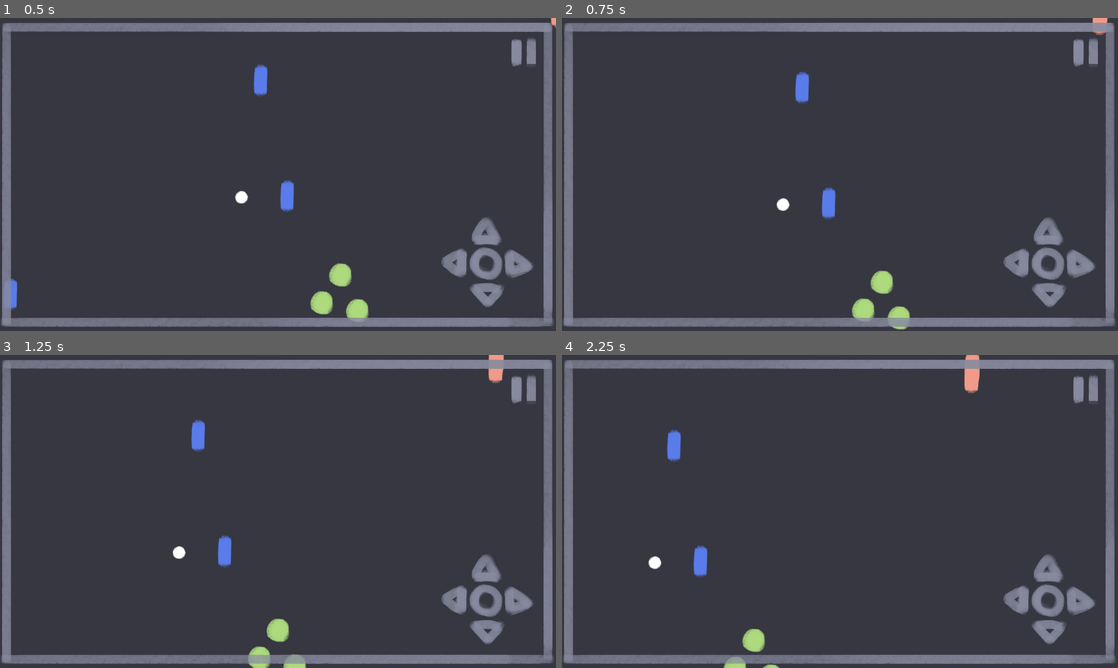
Above: before the commit, frames 1-4 (two rows, left to right).
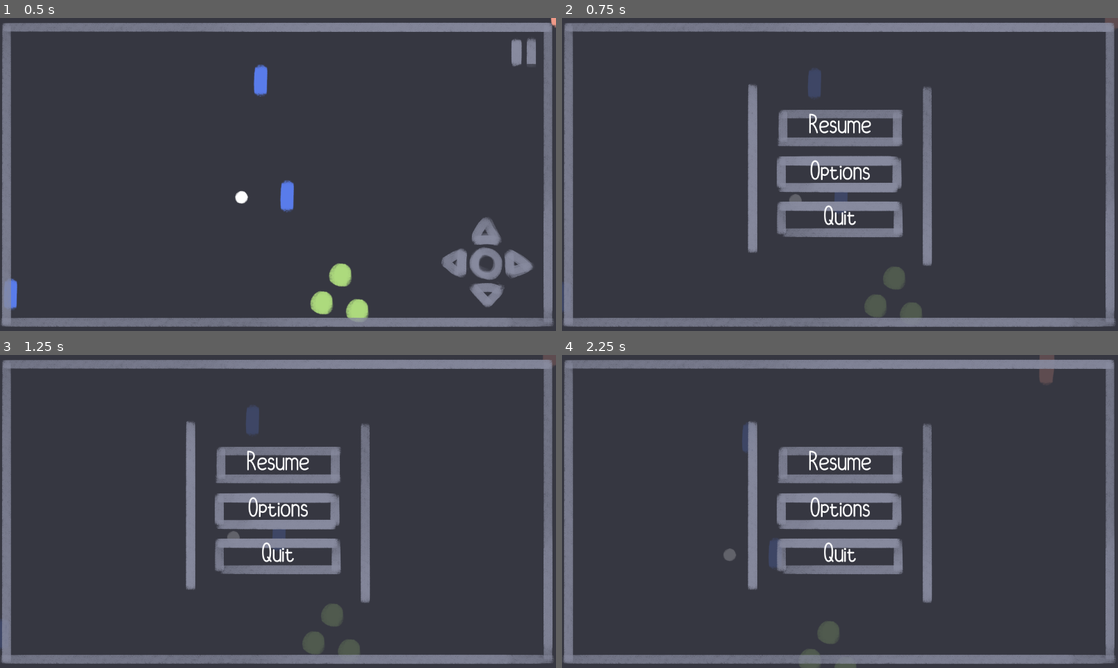
Above: after the commit, the same moments.

Repository: TrueMishamol/godot_interworld_ambit
Game: Godot game, scene res://scenes/levels/level.tscn
The game is run twice, just before and just after one commit, with the same random seed, the same clock (stepped at 60 frames per second) and the same inputs.
Inputs (mouse positions are in pixels of both pictures, inside the frame that each line leads up to):
- Up to frame 1 (0.5 s): no input
- Up to frame 2 (0.75 s): click (1084, 52) at 0.52 s
- Up to frame 3 (1.25 s): no input
- Up to frame 4 (2.25 s): click (840, 464) at 1.25 s, where only the run after the commit has a clickable "Resume"; click (1084, 389) at 2.02 s

Frame 1 is identical in both runs. In frame 2, 11% of the frame differs, in the area x 0-100%, y 0-100%; in frame 3, 11%; in frame 4, 11%.

Commit message:
Silky smooth player & enemy movements

Diff:
--- /dev/null
+++ b/ColorGodot/scenes/enemy/enemy.gd
@@ -0,0 +1,55 @@
+extends CharacterBody2D
+
+
+var player_chase = false
+var player = null
+
+
+const MAX_SPEED = 500
+const ACCELERATION = 1500
+const FRICTION = 600
+
+
+
+func  _physics_process(delta):
+	movement(delta)
+
+
+func  movement(delta):
+	if player_chase:
+		var target_direction: Vector2 = (player.position - position).normalized()
+
+		if target_direction == Vector2.ZERO:
+			# Slows
+			if velocity.length() > (FRICTION * delta):
+				velocity -=velocity.normalized() * (FRICTION * delta)
+			else:
+				velocity = Vector2.ZERO
+		else:
+			# Speeds
+			velocity += (target_direction * ACCELERATION * delta)
+			velocity = velocity.limit_length(MAX_SPEED)
+
+		move_and_slide()
+
+		# rotate
+		look_at(player.position)
+
+
+func _on_detection_area_body_entered(body):
+	player = body
+#	player_chase = true
+
+
+func _on_detection_area_body_exited(body):
+	player = null
+	player_chase = false
+
+
+
+func _on_movable_level_borders_enemy_fell_off_the_screen(body):
+	player_chase = false
+
+
+func _on_movable_level_borders_enemy_enters_the_screen(body):
+	player_chase = true
--- /dev/null
+++ b/ColorGodot/scenes/enemy/enemy.tscn
@@ -0,0 +1,31 @@
+[gd_scene load_steps=4 format=3 uid="uid://cnwcq6akkp0hu"]
+
+[ext_resource type="Texture2D" uid="uid://delxc2vcfuk0x" path="res://visual/entities/enemy.png" id="1_2p61e"]
+[ext_resource type="Script" path="res://scenes/enemy/enemy.gd" id="1_fni8h"]
+
+[sub_resource type="CircleShape2D" id="CircleShape2D_qxwn1"]
+radius = 1467.92
+
+[node name="Enemy" type="CharacterBody2D"]
+collision_layer = 4
+collision_mask = 230
+script = ExtResource("1_fni8h")
+
+[node name="CollisionPolygon2D" type="CollisionPolygon2D" parent="."]
+position = Vector2(0, 4)
+rotation = -0.976727
+polygon = PackedVector2Array(-37, 6, 27, -34, 34, 44)
+
+[node name="Enemy" type="Sprite2D" parent="CollisionPolygon2D"]
+texture = ExtResource("1_2p61e")
+
+[node name="DetectionArea" type="Area2D" parent="."]
+collision_layer = 4
+collision_mask = 2
+
+[node name="CollisionShape2D" type="CollisionShape2D" parent="DetectionArea"]
+shape = SubResource("CircleShape2D_qxwn1")
+debug_color = Color(0.92549, 0.447059, 0.760784, 0.0588235)
+
+[connection signal="body_entered" from="DetectionArea" to="." method="_on_detection_area_body_entered"]
+[connection signal="body_exited" from="DetectionArea" to="." method="_on_detection_area_body_exited"]
--- a/ColorGodot/scenes/enviroment/movable_level_borders.gd
+++ b/ColorGodot/scenes/enviroment/movable_level_borders.gd
@@ -1,6 +1,8 @@
 extends PathFollow2D
 
 signal player_fell_off_the_screen(body)
+signal enemy_fell_off_the_screen(body)
+signal enemy_enters_the_screen(body)
 
 
 var time := 0.0
@@ -11,5 +13,13 @@
 	progress = time * 200.0
 
 
-func _on_area_2d_body_exited(body):
+func _on_area_player_exited(body):
 	player_fell_off_the_screen.emit(body)
+
+
+func _on_area_enemy_exited(body):
+	enemy_fell_off_the_screen.emit(body)
+
+
+func _on_area_enemy_body_entered(body):
+	enemy_enters_the_screen.emit(body)
--- a/ColorGodot/scenes/enviroment/movable_level_borders.tscn
+++ b/ColorGodot/scenes/enviroment/movable_level_borders.tscn
@@ -6,6 +6,7 @@
 size = Vector2(1236, 670)
 
 [node name="MovableLevelBorders" type="PathFollow2D"]
+position = Vector2(640, 360)
 rotates = false
 script = ExtResource("1_l0hxf")
 
@@ -13,12 +14,22 @@
 
 [node name="Camera2D" type="Camera2D" parent="ScreenBorder"]
 
-[node name="Area2D" type="Area2D" parent="ScreenBorder"]
+[node name="AreaPlayer" type="Area2D" parent="ScreenBorder"]
 collision_layer = 128
 collision_mask = 2
 
-[node name="CollisionShape2D" type="CollisionShape2D" parent="ScreenBorder/Area2D"]
+[node name="CollisionShape2D" type="CollisionShape2D" parent="ScreenBorder/AreaPlayer"]
 shape = SubResource("RectangleShape2D_ooqtn")
 debug_color = Color(0, 0.6, 0.701961, 0)
 
-[connection signal="body_exited" from="ScreenBorder/Area2D" to="." method="_on_area_2d_body_exited"]
+[node name="AreaEnemy" type="Area2D" parent="ScreenBorder"]
+collision_layer = 128
+collision_mask = 4
+
+[node name="CollisionShape2D" type="CollisionShape2D" parent="ScreenBorder/AreaEnemy"]
+shape = SubResource("RectangleShape2D_ooqtn")
+debug_color = Color(0, 0.6, 0.701961, 0)
+
+[connection signal="body_exited" from="ScreenBorder/AreaPlayer" to="." method="_on_area_player_exited"]
+[connection signal="body_entered" from="ScreenBorder/AreaEnemy" to="." method="_on_area_enemy_body_entered"]
+[connection signal="body_exited" from="ScreenBorder/AreaEnemy" to="." method="_on_area_enemy_exited"]
--- a/ColorGodot/scenes/levels/level.gd
+++ b/ColorGodot/scenes/levels/level.gd
@@ -1,15 +1,12 @@
 extends Node2D
 
 
-@onready var game_over_screen = $IngameUI/GameOverScreen
+@onready var ingame_ui = $IngameUI
+@onready var game_over = ingame_ui.game_over
 
 
 var score := 0
 var best_score
-
-#func _on_movable_level_borders_player_fell_off_the_screen(body):
-#	print("Game over, ", body)
-#	remove_child(body)
 
 
 func  _ready():
@@ -27,12 +24,12 @@
 
 
 func _on_player_defeated():
-	game_over_screen.set_score(score)
+	game_over.set_score(score)
 	update_best_score()
-	game_over_screen.set_best_score(best_score)
+	game_over.set_best_score(best_score)
 
 	await get_tree().create_timer(1).timeout
-	game_over_screen.visible = true
+	ingame_ui.game_over_ui_show()
 
 func update_best_score():
 	if score > best_score:
--- a/ColorGodot/scenes/levels/level.tscn
+++ b/ColorGodot/scenes/levels/level.tscn
@@ -1,8 +1,9 @@
-[gd_scene load_steps=11 format=3 uid="uid://sahjam5ngmdg"]
+[gd_scene load_steps=12 format=3 uid="uid://sahjam5ngmdg"]
 
 [ext_resource type="Script" path="res://scenes/levels/level.gd" id="1_4cg4s"]
 [ext_resource type="PackedScene" uid="uid://edy4wxcyhdgu" path="res://scenes/player/player.tscn" id="1_6pp8f"]
 [ext_resource type="PackedScene" uid="uid://cxp3s6hkpg1a5" path="res://scenes/enviroment/activator.tscn" id="2_cgv7t"]
+[ext_resource type="PackedScene" uid="uid://ce8pahnosn5rr" path="res://scenes/managers/game_pause.tscn" id="2_d1a2v"]
 [ext_resource type="Texture2D" uid="uid://2ttbmgopuocb" path="res://visual/entities/activator.png" id="4_q6qvv"]
 [ext_resource type="Texture2D" uid="uid://6jmn8a0gpdk2" path="res://visual/entities/plant.png" id="5_5aegt"]
 [ext_resource type="Texture2D" uid="uid://b5cvjxixt6li8" path="res://visual/entities/item.png" id="6_cmel4"]
@@ -19,6 +20,8 @@
 [node name="Level" type="Node2D"]
 position = Vector2(642, 364)
 script = ExtResource("1_4cg4s")
+
+[node name="GamePause" parent="." instance=ExtResource("2_d1a2v")]
 
 [node name="Enviroment" type="Node2D" parent="."]
 
@@ -90,3 +93,5 @@
 [connection signal="defeated" from="Player" to="." method="_on_player_defeated"]
 [connection signal="player_fell_off_the_screen" from="Path2D/MovableLevelBorders" to="." method="_on_movable_level_borders_player_fell_off_the_screen"]
 [connection signal="player_fell_off_the_screen" from="Path2D/MovableLevelBorders" to="Player" method="_on_movable_level_borders_player_fell_off_the_screen"]
+[connection signal="game_paused" from="IngameUI" to="GamePause" method="_on_ingame_ui_game_paused"]
+[connection signal="game_unpaused" from="IngameUI" to="GamePause" method="_on_ingame_ui_game_unpaused"]
--- /dev/null
+++ b/ColorGodot/scenes/levels/shooter.tscn
@@ -0,0 +1,33 @@
+[gd_scene load_steps=7 format=3 uid="uid://c3h4huvird77m"]
+
+[ext_resource type="PackedScene" uid="uid://c6ybtfco3lbt2" path="res://scenes/enviroment/movable_level_borders.tscn" id="1_2socu"]
+[ext_resource type="PackedScene" uid="uid://ce8pahnosn5rr" path="res://scenes/managers/game_pause.tscn" id="1_s688o"]
+[ext_resource type="PackedScene" uid="uid://l40hahm7j6l" path="res://scenes/ui/ingame_ui.tscn" id="2_7cm1u"]
+[ext_resource type="PackedScene" uid="uid://edy4wxcyhdgu" path="res://scenes/player/player.tscn" id="4_ycgks"]
+[ext_resource type="PackedScene" uid="uid://cnwcq6akkp0hu" path="res://scenes/enemy/enemy.tscn" id="5_sjwnx"]
+
+[sub_resource type="Curve2D" id="Curve2D_3jxmn"]
+_data = {
+"points": PackedVector2Array(280.859, 97.544, -280.859, -97.544, 640, 360, 129.498, 396.903, -129.498, -396.903, 982, -361, 55.4992, 427.175, -55.4992, -427.175, 409, -1306, -421.444, 103.138, 421.444, -103.138, 862, -2129, -450.827, 262.944, 450.827, -262.944, 1768, -2182, 174.153, 405.178, -174.153, -405.178, 2337, -3230, 446.844, -176.763, -446.844, 176.763, 1085, -3509, 401.948, 87.4532, -401.948, -87.4532, -161, -3033, 556.673, -28.5905, -556.673, 28.5905, -1127, -3441, 533.128, -31.9541, -533.128, 31.9541, -2348, -2922, 484.356, 16.8179, -484.356, -16.8179, -3437, -3152, 351.742, -11.6541, -351.742, 11.6541, -5014, -2658, 131.239, 298.69, -131.239, -298.69, -5909, -2956, -250.283, 150.713, 250.283, -150.713, -5756, -3649, -318.032, -72.6591, 318.032, 72.6591, -4961, -3785, -1.05946, -138.038, 1.05946, 138.038, -4546, -3375, 210.082, -43.7273, -210.082, 43.7273, -4844, -3045, 46.0774, 182.632, -46.0774, -182.632, -5398, -3229, 0, 0, 0, 0, -5225, -3372)
+}
+point_count = 19
+
+[node name="Shooter" type="Node2D"]
+
+[node name="GamePause" parent="." instance=ExtResource("1_s688o")]
+
+[node name="IngameUI" parent="." instance=ExtResource("2_7cm1u")]
+
+[node name="Path2D" type="Path2D" parent="."]
+curve = SubResource("Curve2D_3jxmn")
+
+[node name="MovableLevelBorders" parent="Path2D" instance=ExtResource("1_2socu")]
+
+[node name="Player" parent="." instance=ExtResource("4_ycgks")]
+position = Vector2(943, 497)
+
+[node name="Enemy" parent="." instance=ExtResource("5_sjwnx")]
+position = Vector2(822, -334)
+
+[connection signal="enemy_enters_the_screen" from="Path2D/MovableLevelBorders" to="Enemy" method="_on_movable_level_borders_enemy_enters_the_screen"]
+[connection signal="enemy_fell_off_the_screen" from="Path2D/MovableLevelBorders" to="Enemy" method="_on_movable_level_borders_enemy_fell_off_the_screen"]
--- /dev/null
+++ b/ColorGodot/scenes/managers/game_pause.gd
@@ -0,0 +1,16 @@
+extends Node
+
+
+func pause_game():
+	get_tree().set_deferred("paused", true)
+
+func run_game():
+	get_tree().set_deferred("paused", false)
+
+
+func _on_ingame_ui_game_paused():
+	pause_game()
+
+
+func _on_ingame_ui_game_unpaused():
+	run_game()
--- /dev/null
+++ b/ColorGodot/scenes/managers/game_pause.tscn
@@ -0,0 +1,6 @@
+[gd_scene load_steps=2 format=3 uid="uid://ce8pahnosn5rr"]
+
+[ext_resource type="Script" path="res://scenes/managers/game_pause.gd" id="1_pjgj1"]
+
+[node name="GamePause" type="Node"]
+script = ExtResource("1_pjgj1")
--- a/ColorGodot/scenes/player/player.gd
+++ b/ColorGodot/scenes/player/player.gd
@@ -1,22 +1,36 @@
 extends CharacterBody2D
 
-
-const SPEED = 300
 
 signal defeated
 
 
-func _process(_delta):
+const MAX_SPEED = 500
+const ACCELERATION = 1500
+const FRICTION = 600
 
-	# input
-	var direction = Input.get_vector("left", "right", "up", "down")
-	velocity = direction * SPEED
+
+func  _physics_process(delta):
+	player_movement(delta)
+
+
+func  player_movement(delta):
+	var input_direction = Input.get_vector("left", "right", "up", "down").normalized()
+
+	if input_direction == Vector2.ZERO:
+		# Slows
+		if velocity.length() > (FRICTION * delta):
+			velocity -=velocity.normalized() * (FRICTION * delta)
+		else:
+			velocity = Vector2.ZERO
+	else:
+		# Speeds
+		velocity += (input_direction * ACCELERATION * delta)
+		velocity = velocity.limit_length(MAX_SPEED)
+
 	move_and_slide()
 
 	# rotate
 	look_at(get_global_mouse_position())
-
-	var player_direction = (get_global_mouse_position() - position).normalized()
 
 
 func die():
--- a/ColorGodot/scenes/ui/game_over_screen.gd
+++ b/ColorGodot/scenes/ui/game_over_screen.gd
@@ -1,8 +1,12 @@
 extends Control
+
+
+signal retry
 
 
 func _on_retry_pressed():
 	get_tree().reload_current_scene()
+	retry.emit()
 
 func _on_quit_pressed():
 	get_tree().quit()
--- /dev/null
+++ b/ColorGodot/scenes/ui/game_ui.gd
@@ -0,0 +1,8 @@
+extends Control
+
+
+signal game_paused
+
+
+func _on_pause_pressed():
+	game_paused.emit()
--- /dev/null
+++ b/ColorGodot/scenes/ui/game_ui.tscn
@@ -0,0 +1,92 @@
+[gd_scene load_steps=14 format=3 uid="uid://dny75u2i3tq8w"]
+
+[ext_resource type="Texture2D" uid="uid://b3psjlenre31n" path="res://visual/ui/pause_button.png" id="1_n0oek"]
+[ext_resource type="Script" path="res://scenes/ui/game_ui.gd" id="1_p8hgk"]
+[ext_resource type="Texture2D" uid="uid://ds23n5f1x8lrx" path="res://visual/ui/pause_button_pressed.png" id="2_7tgkg"]
+[ext_resource type="Texture2D" uid="uid://bxr3rjrekdjcd" path="res://visual/ui/controller_down.png" id="3_tdifx"]
+[ext_resource type="Texture2D" uid="uid://c3qlf2m15se3j" path="res://visual/ui/controller_down_pressed.png" id="4_q80wk"]
+[ext_resource type="Texture2D" uid="uid://cr5dc5jnqw2tk" path="res://visual/ui/controller_left.png" id="5_blkyy"]
+[ext_resource type="Texture2D" uid="uid://iyldkvbcpyq4" path="res://visual/ui/controller_left_pressed.png" id="6_bpr8w"]
+[ext_resource type="Texture2D" uid="uid://bpf68uvbr1xdj" path="res://visual/ui/controller_right.png" id="7_623p2"]
+[ext_resource type="Texture2D" uid="uid://clu5i7lca6l47" path="res://visual/ui/controller_right_pressed.png" id="8_54koi"]
+[ext_resource type="Texture2D" uid="uid://dp8nryu6cgt8g" path="res://visual/ui/controller_up.png" id="9_r618h"]
+[ext_resource type="Texture2D" uid="uid://i5pijbw66nok" path="res://visual/ui/controller_up_pressed.png" id="10_qugn7"]
+[ext_resource type="Texture2D" uid="uid://diowaaftvieio" path="res://visual/ui/controller_interact.png" id="11_msqd7"]
+[ext_resource type="Texture2D" uid="uid://dpvf7pgvxyvcg" path="res://visual/ui/controller_interact_pressed.png" id="12_x3s5u"]
+
+[node name="GameUI" type="Control"]
+layout_mode = 3
+anchors_preset = 8
+anchor_left = 0.5
+anchor_top = 0.5
+anchor_right = 0.5
+anchor_bottom = 0.5
+offset_left = -640.0
+offset_top = -360.0
+offset_right = -640.0
+offset_bottom = -360.0
+grow_horizontal = 2
+grow_vertical = 2
+script = ExtResource("1_p8hgk")
+
+[node name="Pause" type="TextureButton" parent="."]
+layout_mode = 0
+offset_left = 1171.0
+offset_top = 44.0
+offset_right = 1241.0
+offset_bottom = 114.0
+texture_normal = ExtResource("1_n0oek")
+texture_pressed = ExtResource("2_7tgkg")
+texture_disabled = ExtResource("2_7tgkg")
+
+[node name="ControllerDown" type="TextureButton" parent="."]
+layout_mode = 0
+offset_left = 1079.0
+offset_top = 607.0
+offset_right = 1163.0
+offset_bottom = 667.0
+texture_normal = ExtResource("3_tdifx")
+texture_pressed = ExtResource("4_q80wk")
+texture_disabled = ExtResource("4_q80wk")
+
+[node name="ControllerLeft" type="TextureButton" parent="."]
+layout_mode = 0
+offset_left = 1015.0
+offset_top = 528.0
+offset_right = 1080.0
+offset_bottom = 598.0
+texture_normal = ExtResource("5_blkyy")
+texture_pressed = ExtResource("6_bpr8w")
+texture_disabled = ExtResource("6_bpr8w")
+
+[node name="ControllerRight" type="TextureButton" parent="."]
+layout_mode = 1
+offset_left = 1161.0
+offset_top = 530.0
+offset_right = 1233.0
+offset_bottom = 601.0
+texture_normal = ExtResource("7_623p2")
+texture_pressed = ExtResource("8_54koi")
+texture_disabled = ExtResource("8_54koi")
+
+[node name="ControllerUp" type="TextureButton" parent="."]
+layout_mode = 0
+offset_left = 1084.0
+offset_top = 456.0
+offset_right = 1156.0
+offset_bottom = 524.0
+texture_normal = ExtResource("9_r618h")
+texture_pressed = ExtResource("10_qugn7")
+texture_disabled = ExtResource("10_qugn7")
+
+[node name="ControllerInteract" type="TextureButton" parent="."]
+layout_mode = 0
+offset_left = 1080.0
+offset_top = 526.0
+offset_right = 1157.0
+offset_bottom = 607.0
+texture_normal = ExtResource("11_msqd7")
+texture_pressed = ExtResource("12_x3s5u")
+texture_disabled = ExtResource("12_x3s5u")
+
+[connection signal="pressed" from="Pause" to="." method="_on_pause_pressed"]
--- /dev/null
+++ b/ColorGodot/scenes/ui/ingame_ui.gd
@@ -0,0 +1,60 @@
+extends CanvasLayer
+
+
+signal game_paused
+signal game_unpaused
+
+
+@onready var controls = $Controls
+@onready var game_over = $GameOver
+@onready var pause = $Pause
+@onready var options = $Options
+
+
+func game_over_ui_show():
+	controls.hide()
+	pause.hide()
+	options.hide()
+	game_over.show()
+	game_paused.emit()
+
+func _input(event):
+	if event.is_action_pressed("menu"):
+
+		if game_over.visible:
+			return
+
+		if options.visible:
+			options.hide()
+			pause.show()
+			return
+
+		if pause.visible:
+			pause.hide()
+			controls.show()
+			game_unpaused.emit()
+			return
+
+		pause.show()
+		controls.hide()
+		game_paused.emit()
+
+
+
+func _on_controls_game_paused():
+	controls.hide()
+	pause.show()
+	game_paused.emit()
+
+func _on_pause_menu_options():
+	pause.hide()
+	options.show()
+
+func _on_pause_menu_resume():
+	controls.show()
+	pause.hide()
+	game_unpaused.emit()
+
+
+func _on_game_over_retry():
+	game_unpaused.emit()
--- a/ColorGodot/scenes/ui/ingame_ui.tscn
+++ b/ColorGodot/scenes/ui/ingame_ui.tscn
@@ -1,24 +1,28 @@
-[gd_scene load_steps=16 format=3 uid="uid://l40hahm7j6l"]
+[gd_scene load_steps=7 format=3 uid="uid://l40hahm7j6l"]
 
-[ext_resource type="Texture2D" uid="uid://b3psjlenre31n" path="res://visual/ui/pause_button.png" id="1_dfnn8"]
-[ext_resource type="Texture2D" uid="uid://ds23n5f1x8lrx" path="res://visual/ui/pause_button_pressed.png" id="2_3mcja"]
-[ext_resource type="Texture2D" uid="uid://bxr3rjrekdjcd" path="res://visual/ui/controller_down.png" id="3_7jxg6"]
-[ext_resource type="Texture2D" uid="uid://c3qlf2m15se3j" path="res://visual/ui/controller_down_pressed.png" id="4_hs15a"]
-[ext_resource type="Texture2D" uid="uid://cr5dc5jnqw2tk" path="res://visual/ui/controller_left.png" id="5_rwei7"]
-[ext_resource type="Texture2D" uid="uid://iyldkvbcpyq4" path="res://visual/ui/controller_left_pressed.png" id="6_cwnxi"]
-[ext_resource type="Texture2D" uid="uid://bpf68uvbr1xdj" path="res://visual/ui/controller_right.png" id="7_tjmmy"]
-[ext_resource type="Texture2D" uid="uid://clu5i7lca6l47" path="res://visual/ui/controller_right_pressed.png" id="8_3ctlf"]
-[ext_resource type="Texture2D" uid="uid://dp8nryu6cgt8g" path="res://visual/ui/controller_up.png" id="9_lskt2"]
-[ext_resource type="Texture2D" uid="uid://i5pijbw66nok" path="res://visual/ui/controller_up_pressed.png" id="10_0jab0"]
-[ext_resource type="Texture2D" uid="uid://diowaaftvieio" path="res://visual/ui/controller_interact.png" id="11_kvoh2"]
-[ext_resource type="Texture2D" uid="uid://dpvf7pgvxyvcg" path="res://visual/ui/controller_interact_pressed.png" id="12_30o12"]
+[ext_resource type="Script" path="res://scenes/ui/ingame_ui.gd" id="1_hqhek"]
+[ext_resource type="PackedScene" uid="uid://dny75u2i3tq8w" path="res://scenes/ui/game_ui.tscn" id="2_txoh5"]
+[ext_resource type="PackedScene" uid="uid://bksr7xyasmmpp" path="res://scenes/ui/options_menu.tscn" id="5_3c70s"]
 [ext_resource type="PackedScene" uid="uid://furbuj34t38t" path="res://scenes/ui/game_over_screen.tscn" id="13_tmpf0"]
 [ext_resource type="PackedScene" uid="uid://bw4w5u3hv70j0" path="res://scenes/ui/pause_menu.tscn" id="14_j7i7s"]
 [ext_resource type="Texture2D" uid="uid://c0huryriawnve" path="res://visual/ui/screen_border.png" id="15_ien1g"]
 
 [node name="IngameUI" type="CanvasLayer"]
+process_mode = 3
+script = ExtResource("1_hqhek")
 
-[node name="GameUI" type="Control" parent="."]
+[node name="Controls" parent="." instance=ExtResource("2_txoh5")]
+
+[node name="GameOver" parent="." instance=ExtResource("13_tmpf0")]
+visible = false
+
+[node name="Pause" parent="." instance=ExtResource("14_j7i7s")]
+visible = false
+
+[node name="Options" parent="." instance=ExtResource("5_3c70s")]
+visible = false
+
+[node name="ScreenBorder" type="Control" parent="."]
 layout_mode = 3
 anchors_preset = 8
 anchor_left = 0.5
@@ -31,88 +35,13 @@
 offset_bottom = -360.0
 grow_horizontal = 2
 grow_vertical = 2
-
-[node name="TextureButton" type="TextureButton" parent="GameUI"]
-layout_mode = 0
-offset_left = 1171.0
-offset_top = 44.0
-offset_right = 1241.0
-offset_bottom = 114.0
-texture_normal = ExtResource("1_dfnn8")
-texture_pressed = ExtResource("2_3mcja")
-texture_disabled = ExtResource("2_3mcja")
-
-[node name="ControllerButtonDown" type="TextureButton" parent="GameUI"]
-layout_mode = 0
-offset_left = 1079.0
-offset_top = 607.0
-offset_right = 1163.0
-offset_bottom = 667.0
-texture_normal = ExtResource("3_7jxg6")
-texture_pressed = ExtResource("4_hs15a")
-texture_disabled = ExtResource("4_hs15a")
-
-[node name="ControllerButtonLeft" type="TextureButton" parent="GameUI"]
-layout_mode = 0
-offset_left = 1015.0
-offset_top = 528.0
-offset_right = 1080.0
-offset_bottom = 598.0
-texture_normal = ExtResource("5_rwei7")
-texture_pressed = ExtResource("6_cwnxi")
-texture_disabled = ExtResource("6_cwnxi")
-
-[node name="ControllerButtonRight" type="TextureButton" parent="GameUI"]
-layout_mode = 1
-offset_left = 1161.0
-offset_top = 530.0
-offset_right = 1233.0
-offset_bottom = 601.0
-texture_normal = ExtResource("7_tjmmy")
-texture_pressed = ExtResource("8_3ctlf")
-texture_disabled = ExtResource("8_3ctlf")
-
-[node name="ControllerButtonUp" type="TextureButton" parent="GameUI"]
-layout_mode = 0
-offset_left = 1084.0
-offset_top = 456.0
-offset_right = 1156.0
-offset_bottom = 524.0
-texture_normal = ExtResource("9_lskt2")
-texture_pressed = ExtResource("10_0jab0")
-texture_disabled = ExtResource("10_0jab0")
-
-[node name="ControllerButtonInteract" type="TextureButton" parent="GameUI"]
-layout_mode = 0
-offset_left = 1080.0
-offset_top = 526.0
-offset_right = 1157.0
-offset_bottom = 607.0
-texture_normal = ExtResource("11_kvoh2")
-texture_pressed = ExtResource("12_30o12")
-texture_disabled = ExtResource("12_30o12")
-
-[node name="GameOverScreen" parent="." instance=ExtResource("13_tmpf0")]
-visible = false
-
-[node name="PauseMenu" parent="." instance=ExtResource("14_j7i7s")]
-visible = false
-
-[node name="ScreenBorder" type="Control" parent="."]
-layout_mode = 3
-anchors_preset = 8
-anchor_left = 0.5
-anchor_top = 0.5
-anchor_right = 0.5
-anchor_bottom = 0.5
-offset_left = -640.0
-offset_top = -360.0
-offset_right = 640.0
-offset_bottom = 360.0
-grow_horizontal = 2
-grow_vertical = 2
 mouse_filter = 2
 
 [node name="ScreenBorderSprite" type="Sprite2D" parent="ScreenBorder"]
 position = Vector2(640, 360)
 texture = ExtResource("15_ien1g")
+
+[connection signal="game_paused" from="Controls" to="." method="_on_controls_game_paused"]
+[connection signal="retry" from="GameOver" to="." method="_on_game_over_retry"]
+[connection signal="options" from="Pause" to="." method="_on_pause_menu_options"]
+[connection signal="resume" from="Pause" to="." method="_on_pause_menu_resume"]
--- /dev/null
+++ b/ColorGodot/scenes/ui/options_menu.tscn
@@ -0,0 +1,9 @@
+[gd_scene format=3 uid="uid://bksr7xyasmmpp"]
+
+[node name="OptionsMenu" type="Control"]
+layout_mode = 3
+anchors_preset = 15
+anchor_right = 1.0
+anchor_bottom = 1.0
+grow_horizontal = 2
+grow_vertical = 2
--- a/ColorGodot/scenes/ui/pause_menu.gd
+++ b/ColorGodot/scenes/ui/pause_menu.gd
@@ -1,13 +1,16 @@
 extends Control
 
 
+signal resume
+signal options
+
 
 func _on_resume_pressed():
-	pass # Replace with function body.
+	resume.emit()
 
 
 func _on_options_pressed():
-	pass # Replace with function body.
+	options.emit()
 
 
 func _on_quit_pressed():
--- a/ColorGodot/scenes/ui/pause_menu.tscn
+++ b/ColorGodot/scenes/ui/pause_menu.tscn
@@ -9,8 +9,6 @@
 [ext_resource type="Texture2D" uid="uid://x81fwns1bn7t" path="res://visual/ui/pause_menu_button_2_pressed.png" id="6_x2igm"]
 [ext_resource type="Texture2D" uid="uid://b5pbuhwy2c23m" path="res://visual/ui/pause_menu_button_3.png" id="7_hek1w"]
 [ext_resource type="Texture2D" uid="uid://bemplgjqyijgf" path="res://visual/ui/pause_menu_button_3_pressed.png" id="8_6e6u7"]
-[ext_resource type="Texture2D" uid="uid://dqk825atnwvjk" path="res://visual/ui/play_button.png" id="9_5m04o"]
-[ext_resource type="Texture2D" uid="uid://dhg4dnhd143hg" path="res://visual/ui/play_button_pressed.png" id="10_403a4"]
 
 [node name="PauseMenu" type="Control"]
 layout_mode = 3
@@ -40,24 +38,6 @@
 grow_horizontal = 2
 grow_vertical = 2
 theme = ExtResource("1_5tikq")
-
-[node name="TmpColorRect2" type="ColorRect" parent="PauseMenu"]
-layout_mode = 0
-offset_left = 525.0
-offset_top = -314.0
-offset_right = 593.0
-offset_bottom = -242.0
-color = Color(0.211765, 0.215686, 0.254902, 1)
-
-[node name="PlayButton" type="TextureButton" parent="PauseMenu/TmpColorRect2"]
-layout_mode = 0
-offset_left = 7.0
-offset_top = 3.0
-offset_right = 65.0
-offset_bottom = 69.0
-texture_normal = ExtResource("9_5m04o")
-texture_pressed = ExtResource("10_403a4")
-texture_disabled = ExtResource("10_403a4")
 
 [node name="PauseMenuOutline" type="Sprite2D" parent="PauseMenu"]
 texture = ExtResource("2_m0nub")
Not shown: 1 places in ColorGodot/scenes/ui/pause_menu.tscn that only renumber resources
Not shown, removed: ColorGodot/.gitattributes
Not shown, removed: ColorGodot/.gitignore
